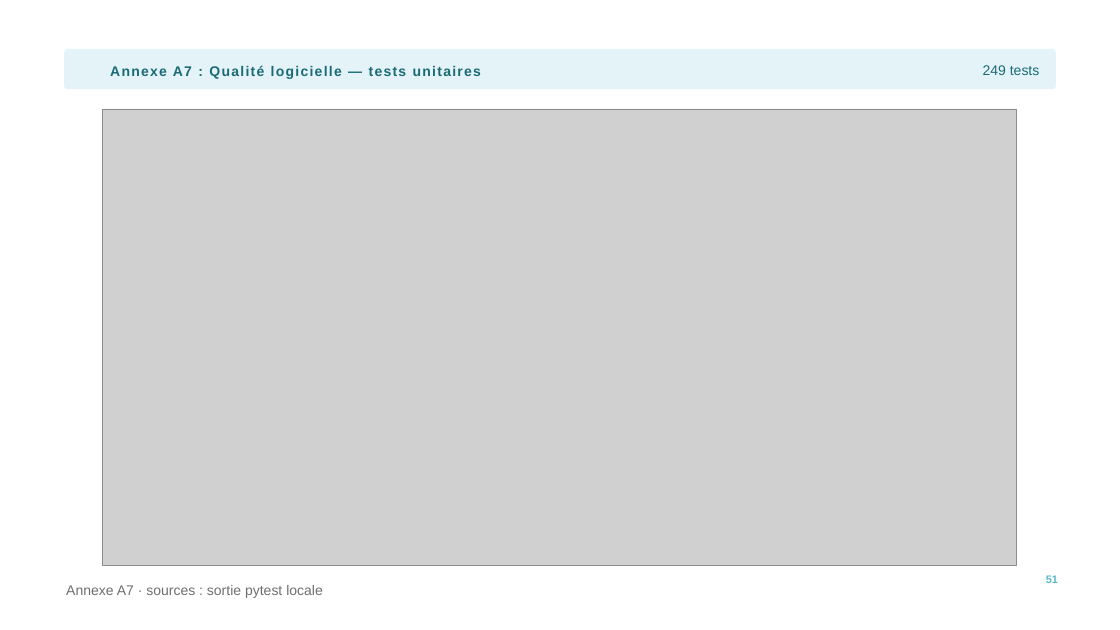
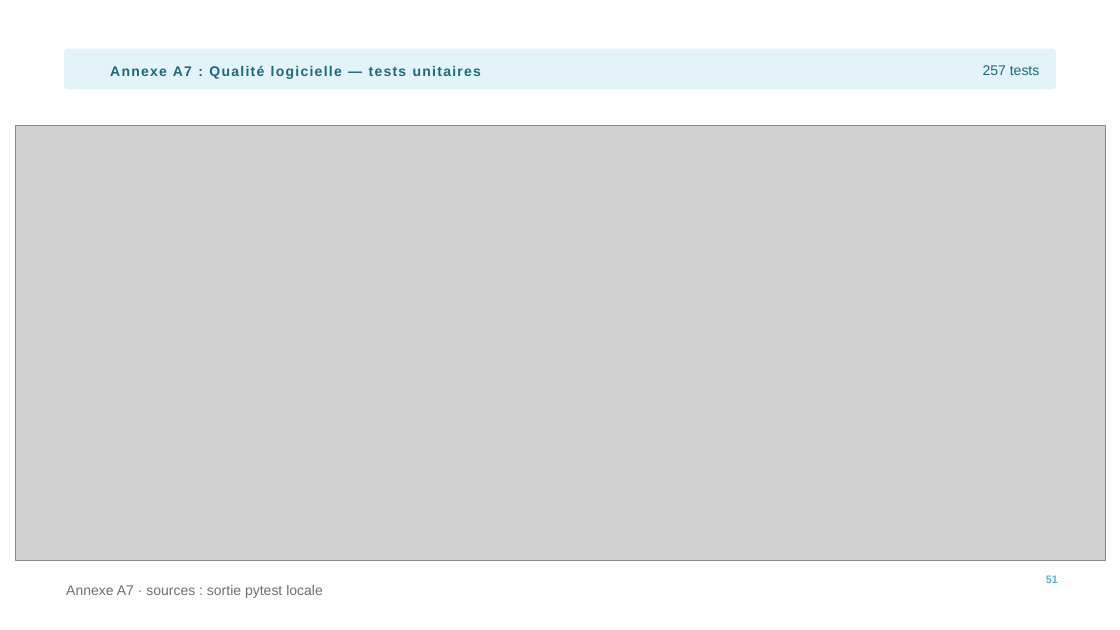
Before and after one commit to jalb-code/cisia-decrochage-etudiant, a slide deck: slide 51 of docs/JALB-Decrochage-l1.pptx. Drawn at 1120x630 pixels with LibreOffice and Linux fonts; fonts in the diff are those of the drawing; grey boxes stand for pictures. Boxes give left, top, right and bottom in pixels: in the first picture for what was removed or moved away, otherwise in the second. Text is boxed around its words. In the diff, an @@ line names an element or a change of style, - is before the commit and + after.

```diff
--- a/docs/JALB-Decrochage-l1.pptx
+++ b/docs/JALB-Decrochage-l1.pptx
@@ text at [983, 65, 1040, 75]: text changed @@
-249 tests
+257 tests
@@ picture: place and size @@
-picture at [102, 109, 1016, 565]
+picture at [15, 125, 1105, 561]
```
Also in this commit, not shown: 7 other slides changed.
